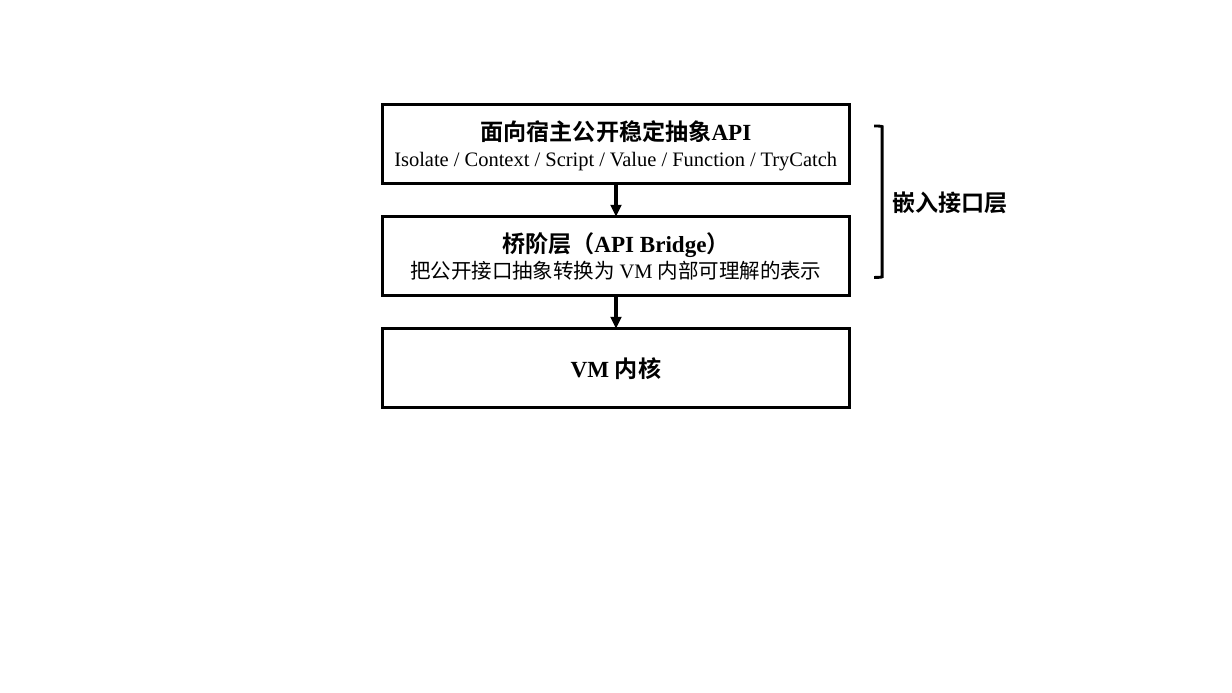
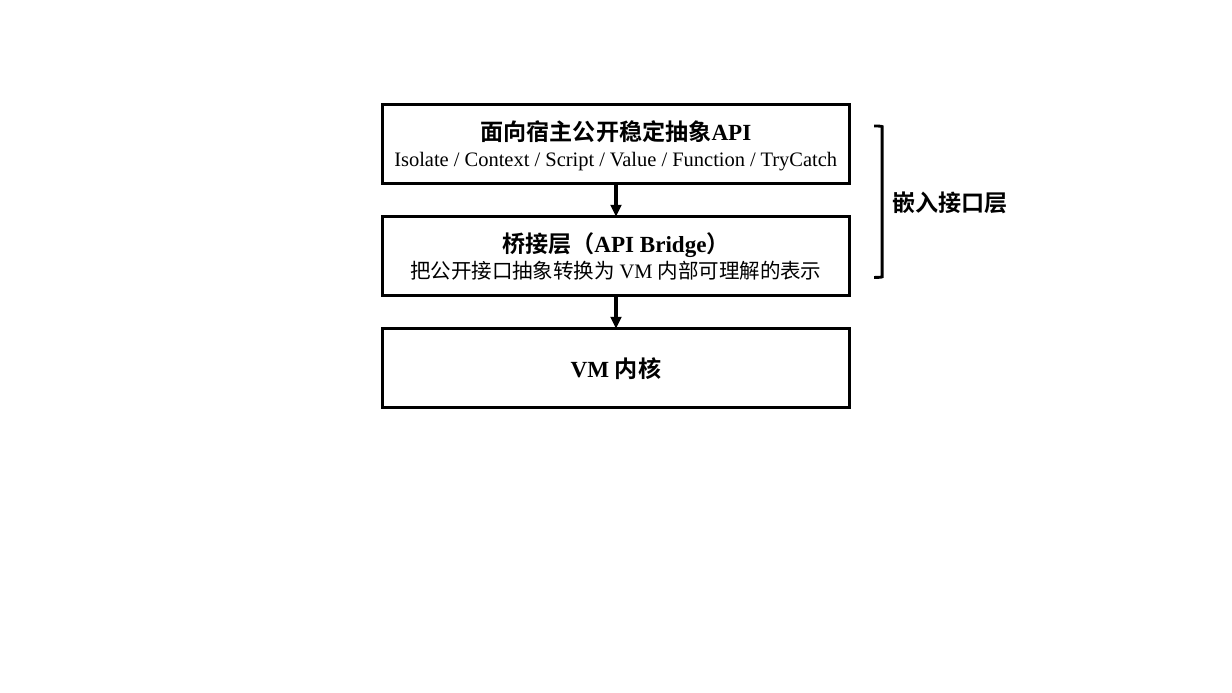
Before and after one commit to WU-SUNFLOWER/S.A.A.U.S.O, a slide deck: slide 17 of docs/thesis/pictures.pptx. Drawn at 1232x693 pixels with LibreOffice and Linux fonts; fonts in the diff are those of the drawing. Boxes give left, top, right and bottom in pixels: in the first picture for what was removed or moved away, otherwise in the second. Text is boxed around its words. In the diff, an @@ line names an element or a change of style, - is before the commit and + after.

```diff
--- a/docs/thesis/pictures.pptx
+++ b/docs/thesis/pictures.pptx
@@ text in rectangle at [502, 232, 730, 257]: text changed @@
-桥阶层（API Bridge）
+桥接层（API Bridge）
```
Also in this commit, not shown: 4 other slides changed, 1 other file.
